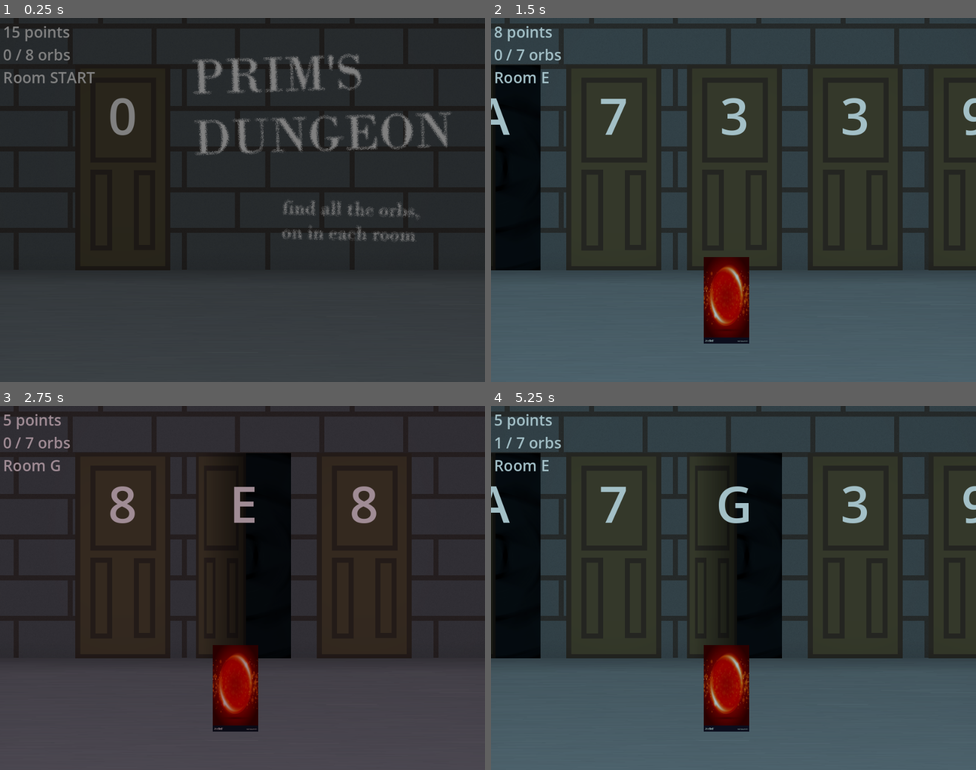
Above: before the commit, frames 1-4 (two rows, left to right).
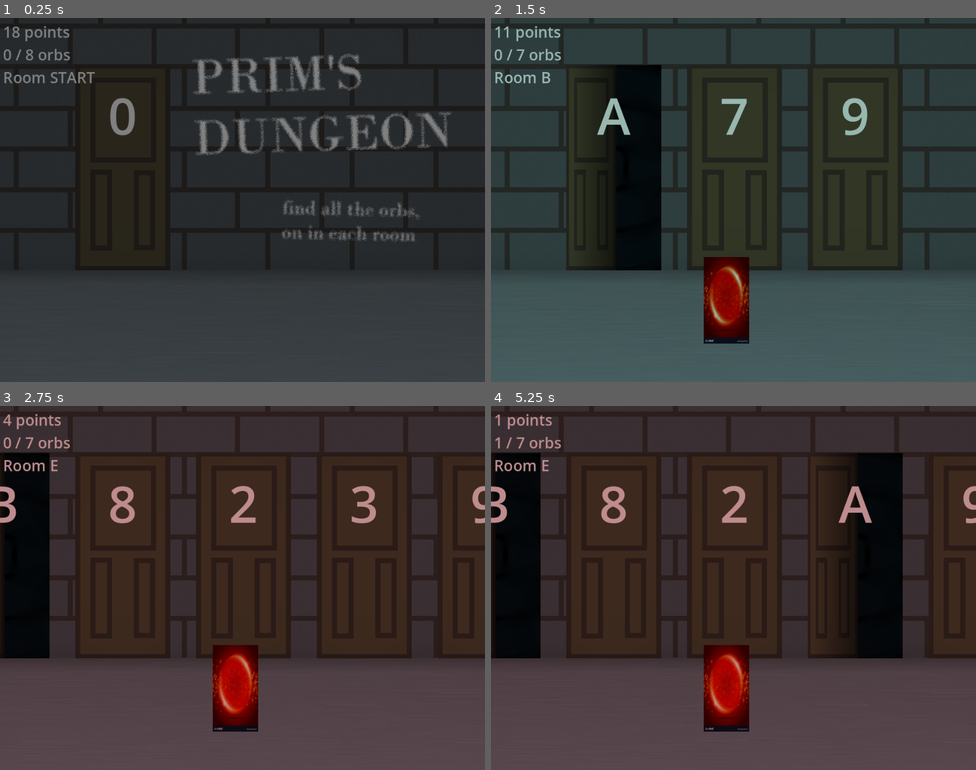
Above: after the commit, the same moments.

Repository: DasParijat/Prims-Dungeon
Game: Godot game, scene res://Game/game.tscn
Two runs of this game, one before a commit and one after it. Both use one fixed random seed, a clock stepped at 60 frames per second and the inputs below.
Inputs (mouse positions are in pixels of both pictures, inside the frame that each line leads up to):
- Up to frame 1 (0.25 s): no input
- Up to frame 2 (1.5 s): click "efef" at 0.5 s; click "efef" at 1.25 s
- Up to frame 3 (2.75 s): click "efef" at 2 s
- Up to frame 4 (5.25 s): click "efef" at 2.75 s; click (728, 689) at 3.5 s; click "efef" at 4.25 s; click "efef" at 5 s

The runs differ from the first frame. In frame 1, less than 0.1% of the frame differs, in the area x 2-4%, y 2-6%; in frame 2, 14%; in frame 3, 17%; in frame 4, 44%, in the area x 0-100%, y 2-100%.

Commit message:
Created dungeon class
Dungeon class is used to generate dungeon layouts, which lets game.gd to only handle traversing/displaying the dungeons

Diff:
--- /dev/null
+++ b/Dungeon/dungeon.gd
@@ -0,0 +1,82 @@
+extends Node
+class_name Dungeon
+
+var points_needed_to_win : int
+
+var rooms_array : Array[Room] = [Room.new("START", Color(0.5,0.5,0.5))] # starting room
+var doors_array : Array[Door]
+
+var alphabet : Array[String] = [
+	"A", "B", "C", "D", "E", "F", "G", "H", "I", "J", "K", "L", "M",
+	"N", "O", "P", "Q", "R", "S", "T", "U", "V", "W", "X", "Y", "Z"
+]
+
+func _init(num_of_rooms : int) -> void:
+	randomize()
+
+	generate_rooms(num_of_rooms)
+	generate_doors()
+
+	rooms_array[0].orb_found = true
+	points_needed_to_win = PrimMST.new().calculate_mst(rooms_array, doors_array)
+
+func generate_rooms(num_of_rooms : int = 10) -> void:
+	if num_of_rooms < 5 or num_of_rooms > 26:
+		num_of_rooms = 10
+		printerr("Game: GIVEN NUM_OF_ROOMS NOT VALID, SET TO 10")
+
+	for i in range(num_of_rooms):
+		rooms_array.append(
+			Room.new(alphabet[i],
+					Color(randf_range(0.5,0.8)
+						,randf_range(0.5,0.8)
+						,randf_range(0.5,0.8)))
+			)
+		#print("added room: ", rooms_array[i + 1].letter_id)
+
+# TODO add code to generate dungeon, get starting points
+func generate_doors() -> void:
+	# Starting door
+	# NOTE - no other room should connect to starting door besides A
+	doors_array = [Door.new(rooms_array[0], rooms_array[1])] # starting door
+	doors_array[0].cost = 0 # make sure start door is free
+	#Door.new(rooms_array[0], rooms_array[1]).print_door()
+
+	#print("1ST LOOP")
+	## 2nd for loop (add random doors for each room)
+	for loop in range(1): #range(clampi(round(rooms_array.size() / 5), 1, 2)):
+		for i in range(rooms_array.size() - 1):
+			var room1 : int
+			var room2 : int
+			var new_door : Door
+
+			for j in range(rooms_array.size()):
+				room1 = i + 1
+				room2 = randi_range(1, rooms_array.size() - 1)
+				while room2 == room1: #or abs(room2 - room1) == 1:
+					room2 = randi_range(1, rooms_array.size() - 1)
+
+				if not has_reverse_door(rooms_array[room1], rooms_array[room2]):
+					new_door = Door.new(rooms_array[room1], rooms_array[room2])
+					break
+
+			if new_door:
+				doors_array.append(new_door)
+				new_door.print_door()
+
+	#print("2ND LOOP")
+	# NOTE - Stopping this for loop can cause a small chance of creating an unconnected graph,
+	#		however, it may be more interesting to not have them alphabetically connected
+	for i in range(rooms_array.size() - 2):
+		#break
+		var new_door : Door = Door.new(rooms_array[i + 1],
+										rooms_array[i + 2])
+		if (new_door not in doors_array) and (not has_reverse_door(rooms_array[i + 1], rooms_array[i + 2])):
+			doors_array.append(new_door)
+			new_door.print_door()
+
+func has_reverse_door(room1: Room, room2: Room) -> bool:
+	for door in doors_array:
+		if (door.room1 == room2 and door.room2 == room1) or (door.room1 == room1 and door.room2 == room2):
+			return true
+	return false
--- a/Game/game.gd
+++ b/Game/game.gd
@@ -5,6 +5,8 @@
 @onready var background: TextureRect = $Room/Background
 @onready var points_label : Label = $PointsLabel
 @onready var orb : TextureButton = $Room/Orb
+
+var cur_dungeon : Dungeon
 
 var cur_room : Room
 var points : int
@@ -23,10 +25,13 @@
 	GRH.connect("door_entered", Callable(self, "_on_door_entered"))
 	randomize()
 
-	generate_rooms(randi_range(5, 15))
-	generate_doors()
+	cur_dungeon = Dungeon.new(randi_range(5, 15))
 
-	rooms_array[0].orb_found = true
+	rooms_array = cur_dungeon.rooms_array
+	doors_array = cur_dungeon.doors_array
+
+
+	#rooms_array[0].orb_found = true
 	background.texture = preload("uid://dkbm417ua0v0u")
 	start_game(rooms_array[0])
 
@@ -99,7 +104,7 @@
 			room.orb_found = false
 
 	GRH.orbs_found = 0
-	GRH.points = PrimMST.new().calculate_mst(rooms_array, doors_array)
+	GRH.points = cur_dungeon.points_needed_to_win #PrimMST.new().calculate_mst(rooms_array, doors_array)
 	if GRH.points <= 0:
 		printerr("Game / PrimMST: GIVEN <= 0 POINTS FROM MST CLASS. FREE POINTS AWARDED")
 		GRH.points = randi_range(3, 5) * doors_array.size()
--- a/Game/prim_mst.gd
+++ b/Game/prim_mst.gd
@@ -1,7 +1,7 @@
 extends Node
 class_name PrimMST
 
-func calculate_mst(rooms_array: Array[Room], doors_array: Array[Door]) -> int:
+func calculate_mst(rooms_array : Array[Room], doors_array : Array[Door]) -> int:
 	## Calculates the total weight of the MST using Prim's Algorithm
 	var total_weight = 0
 	var visited_rooms = {}
@@ -44,6 +44,6 @@
 	return total_weight
 
 
-func _compare_door_cost(a: Door, b: Door) -> bool:
+func _compare_door_cost(a : Door, b : Door) -> bool:
 	## Helper function to compare door costs
-	return (a.cost - b.cost) < 0
+	return a.cost < b.cost
--- a/project.godot
+++ b/project.godot
@@ -30,6 +30,7 @@
 folder_colors={
 "res://Assets/": "purple",
 "res://Door/": "orange",
+"res://Dungeon/": "pink",
 "res://Game/": "yellow",
 "res://Global Scripts/": "teal",
 "res://Room/": "green"
